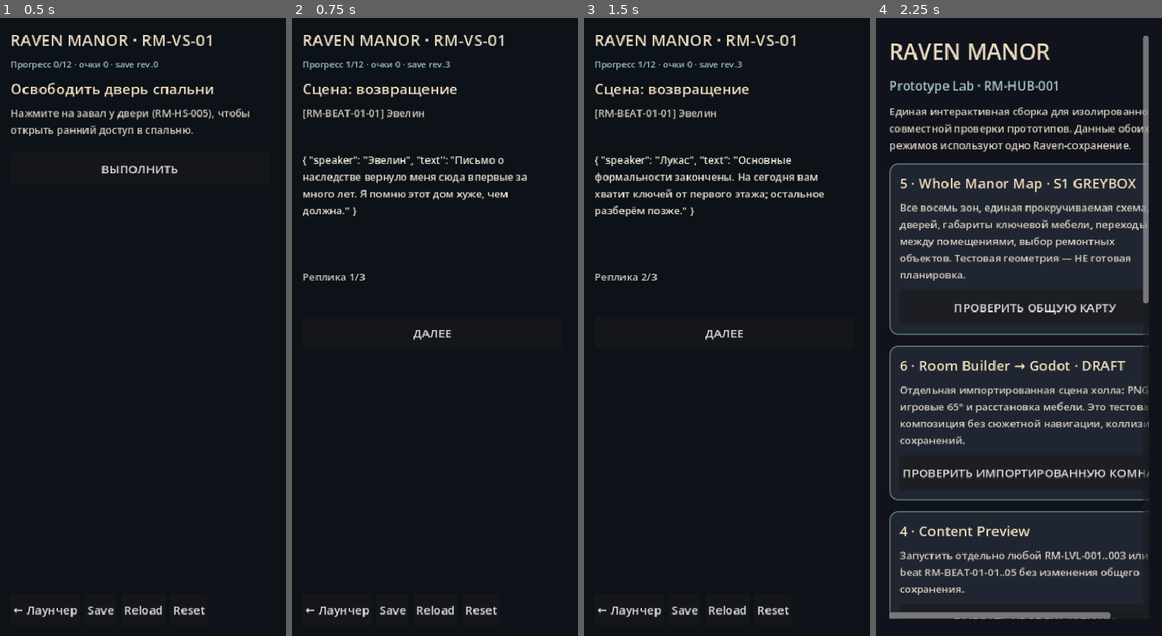
Above: before the commit, frames 1-4 (left to right).
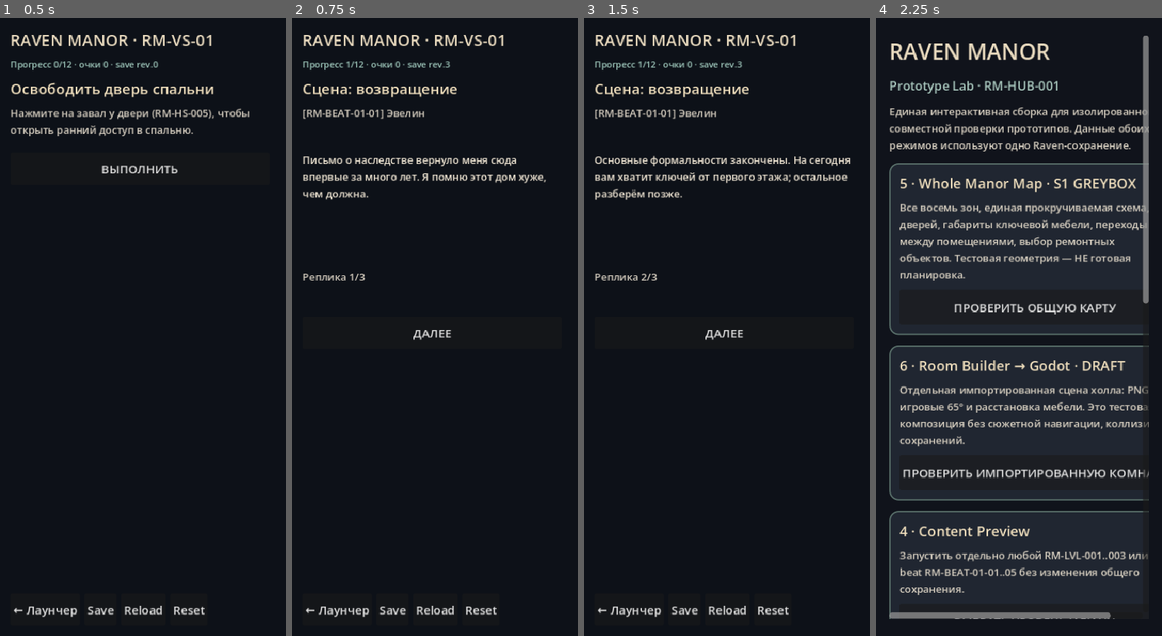
Above: after the commit, the same moments.

Repository: bezdredoff/RavenManor-Godot
Game: Godot game, scene res://scenes/raven/vertical_slice.tscn
Two runs of this game, one before a commit and one after it. Both use one fixed random seed, a clock stepped at 60 frames per second and the inputs below. This scene is started directly instead of the project's main scene.
Inputs:
- Up to frame 1 (0.5 s): no input
- Up to frame 2 (0.75 s): click "ВЫПОЛНИТЬ" at 0.5 s
- Up to frame 3 (1.5 s): click "ДАЛЕЕ" at 1.25 s
- Up to frame 4 (2.25 s): click "← Лаунчер" at 2 s

Frame 1 is identical in both runs. In frame 2, 2.0% of the frame differs, in the area x 3-89%, y 22-33%; in frame 3, 2.3%, in the area x 3-94%, y 22-33%; in frame 4, less than 0.1%.

Commit message:
feat(vn): support per-line Raven speakers

Diff:
--- a/scripts/raven/raven_vn_player.gd
+++ b/scripts/raven/raven_vn_player.gd
@@ -2,6 +2,7 @@
 
 ## Raven VN adapter retaining the UPDS line/page contract without importing its
 ## coupled StorySession, scene indexes or production asset registry.
+## Lines may be legacy strings or dictionaries with per-line speaker/text fields.
 var scene: Dictionary = {}
 var line_index := 0
 
@@ -11,9 +12,25 @@
 	line_index = 0
 
 
+func current_entry() -> Dictionary:
+	var lines: Array = scene.get("lines", [])
+	if line_index >= lines.size():
+		return {"speaker": str(scene.get("speaker", "")), "text": ""}
+	var raw: Variant = lines[line_index]
+	if raw is Dictionary:
+		return {
+			"speaker": str(raw.get("speaker", scene.get("speaker", ""))),
+			"text": str(raw.get("text", ""))
+		}
+	return {"speaker": str(scene.get("speaker", "")), "text": str(raw)}
+
+
+func current_speaker() -> String:
+	return str(current_entry().get("speaker", ""))
+
+
 func current_line() -> String:
-	var lines: Array = scene.get("lines", [])
-	return str(lines[line_index]) if line_index < lines.size() else ""
+	return str(current_entry().get("text", ""))
 
 
 func advance() -> bool:
